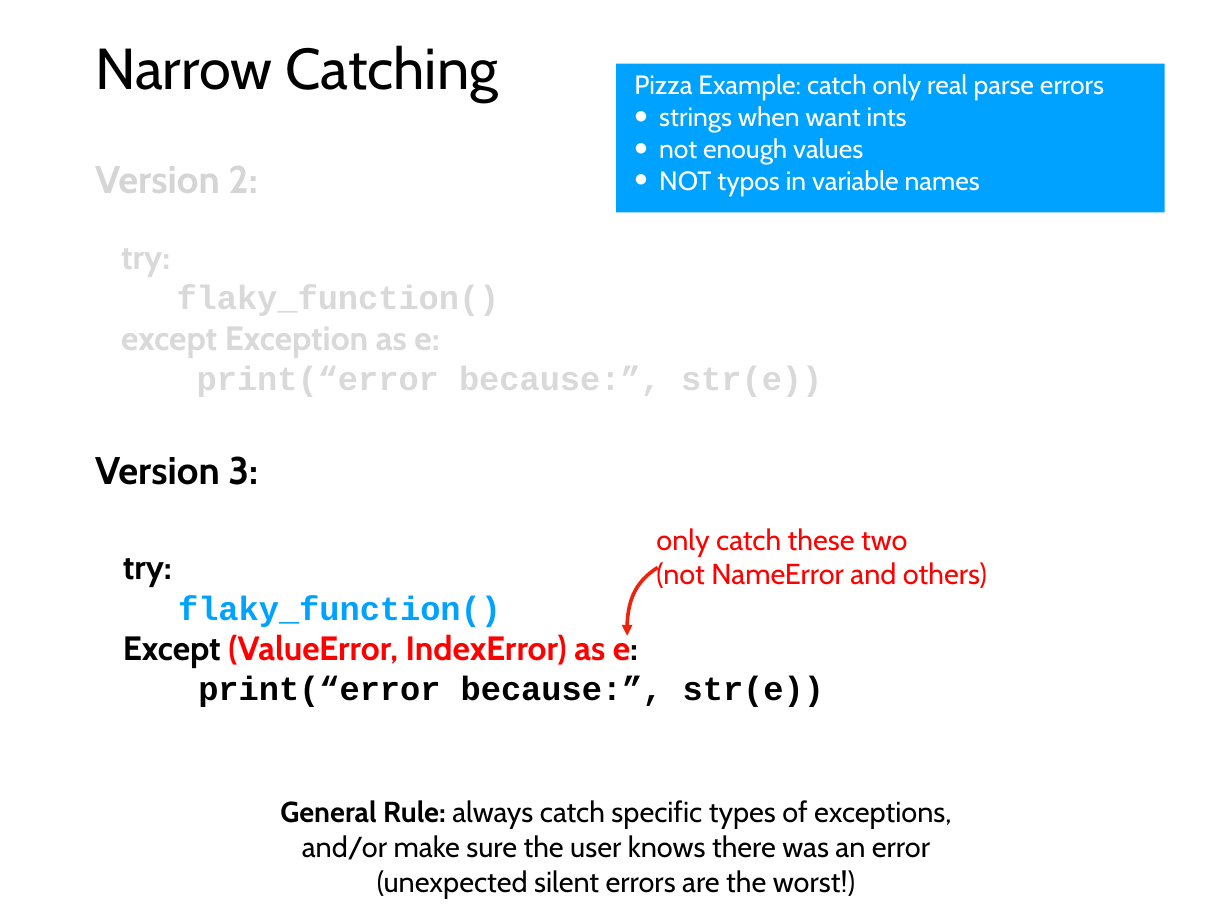
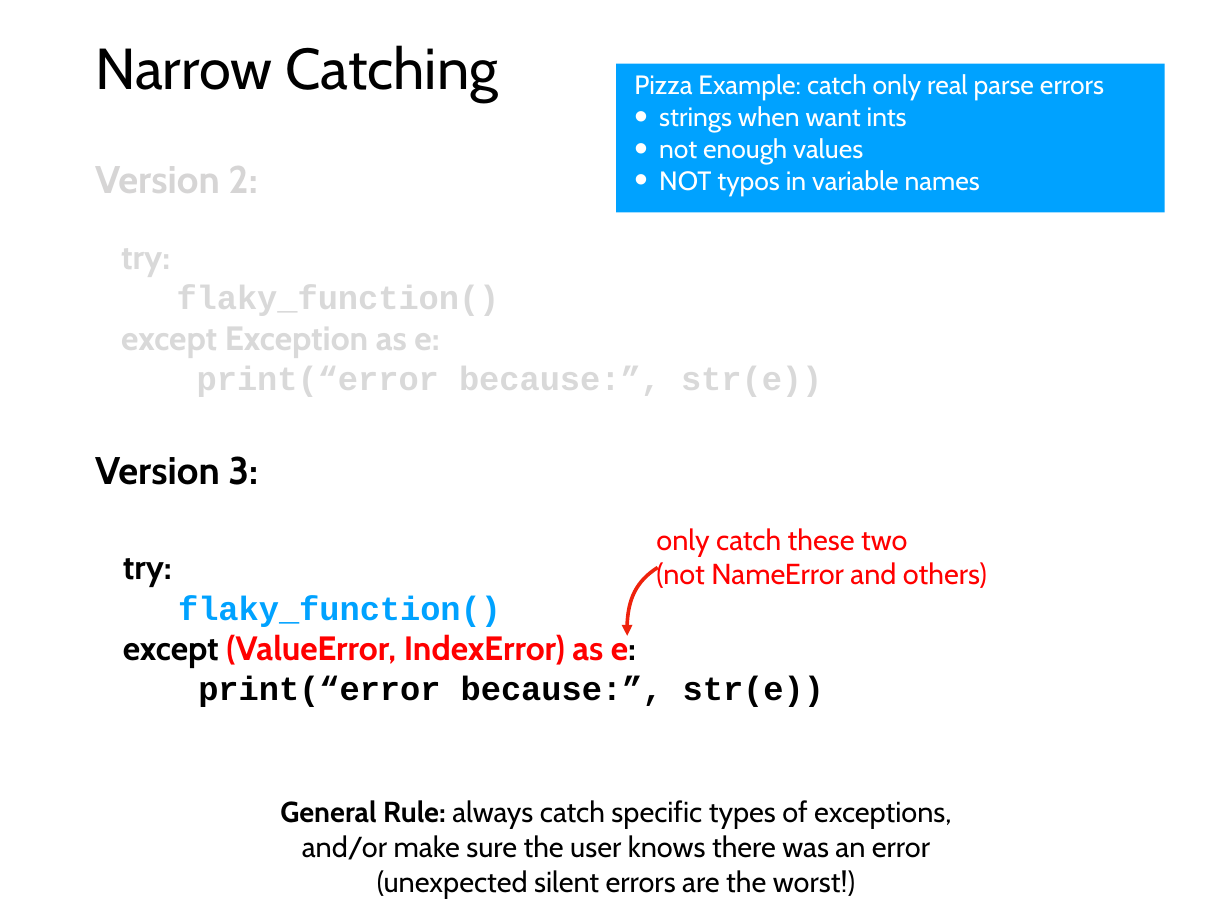
Before and after one commit to tylerharter/caraza-harter-com, a slide deck: slide 21 of tyler/meena/cs220/f20/materials/lec_25_F20.ppt. Drawn at 1232x924 pixels with LibreOffice and Linux fonts; fonts in the diff are those of the drawing. Boxes give left, top, right and bottom in pixels: in the first picture for what was removed or moved away, otherwise in the second. Text is boxed around its words. In the diff, an @@ line names an element or a change of style, - is before the commit and + after.

```diff
--- a/tyler/meena/cs220/f20/materials/lec_25_F20.ppt
+++ b/tyler/meena/cs220/f20/materials/lec_25_F20.ppt
@@ text at [123,632,636,668]: text changed @@
-Except (ValueError, IndexError) as e:
+except (ValueError, IndexError) as e:
```
Also in this commit, not shown: 5 other files.
